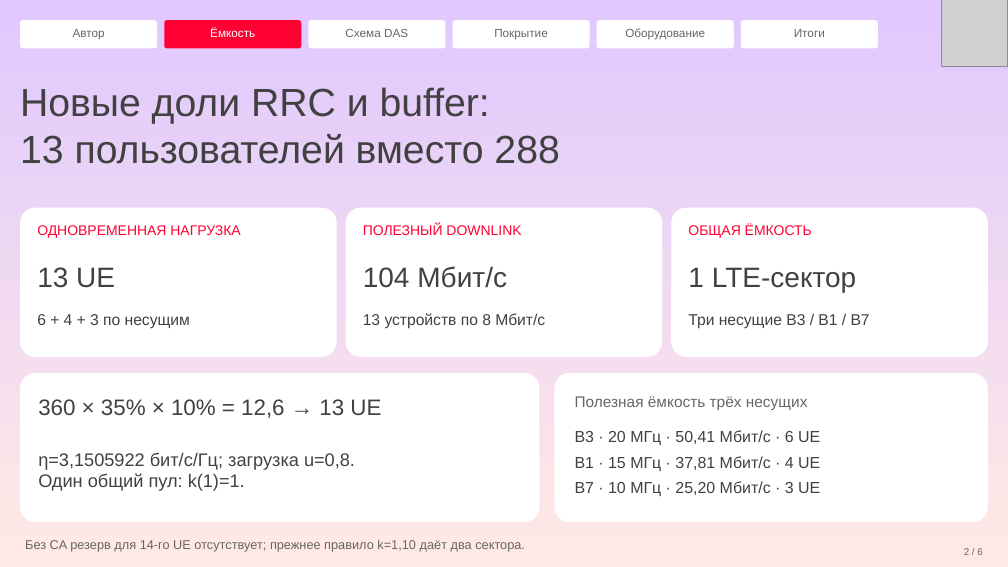
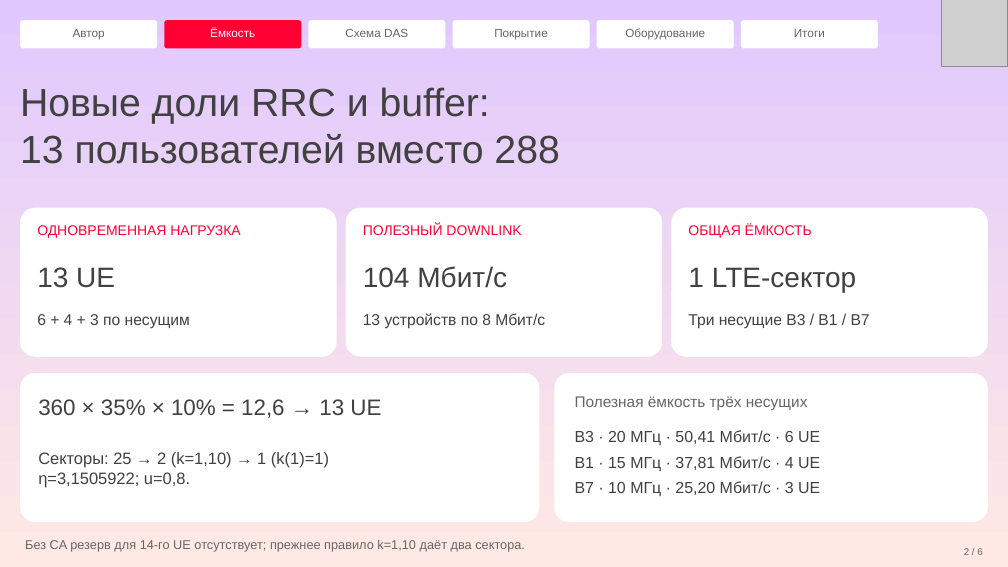
Before and after one commit to abalakovpa/mts-engineer-hack-2026-radio, a slide deck: slide 2 of presentation/defense.pptx. Drawn at 1008x567 pixels with LibreOffice and Linux fonts; fonts in the diff are those of the drawing; grey boxes stand for pictures. Boxes give left, top, right and bottom in pixels: in the first picture for what was removed or moved away, otherwise in the second. Text is boxed around its words. In the diff, an @@ line names an element or a change of style, - is before the commit and + after.

```diff
--- a/presentation/defense.pptx
+++ b/presentation/defense.pptx
@@ text at (38, 452, 329, 487): text changed; size 13 to 11.8 pt @@
-η=3,1505922 бит/с/Гц; загрузка u=0,8.
-Один общий пул: k(1)=1.
+Секторы: 25 → 2 (k=1,10) → 1 (k(1)=1)
+η=3,1505922; u=0,8.
```
Also in this commit, not shown: 2 other slides changed, 44 other files.
